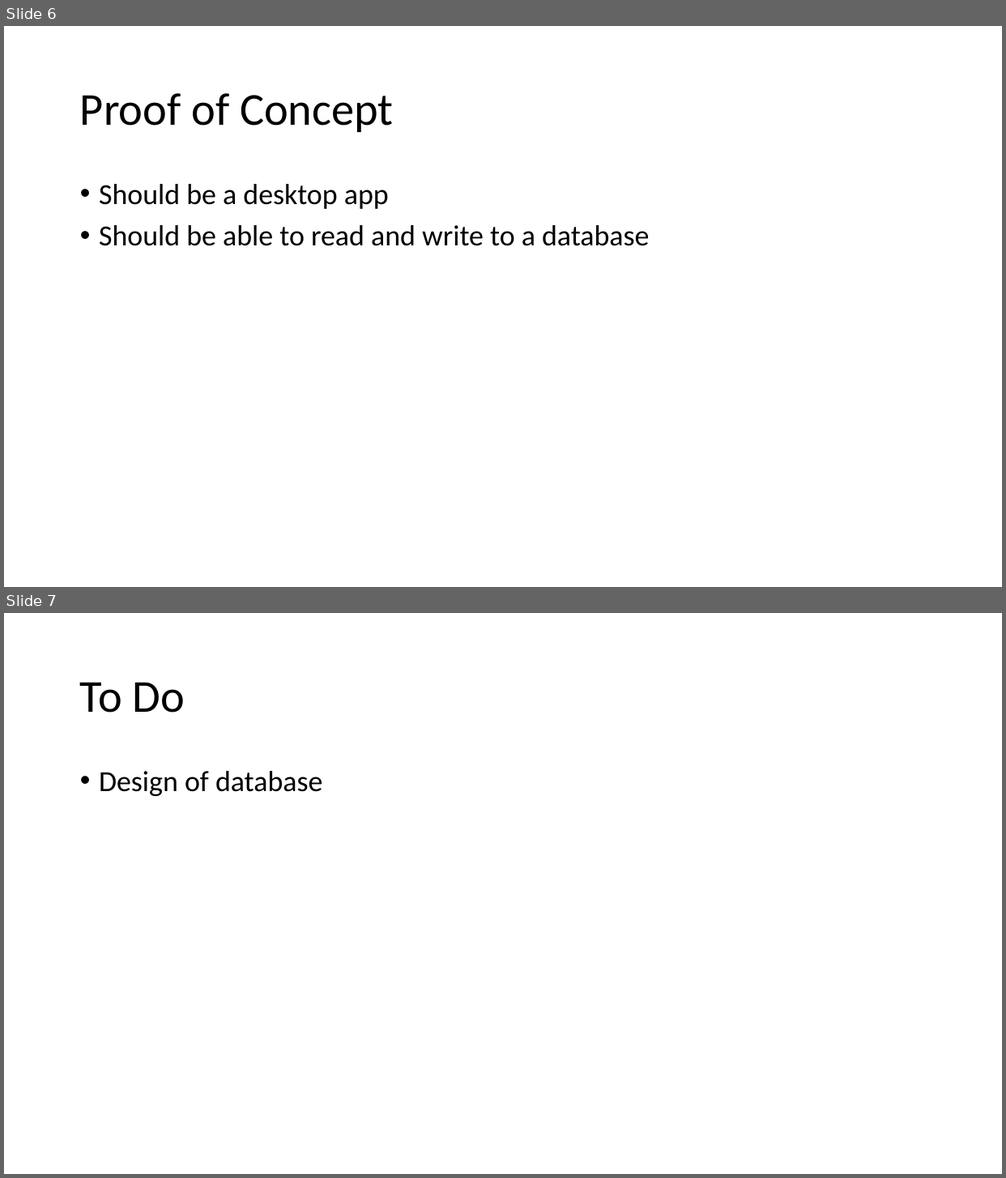
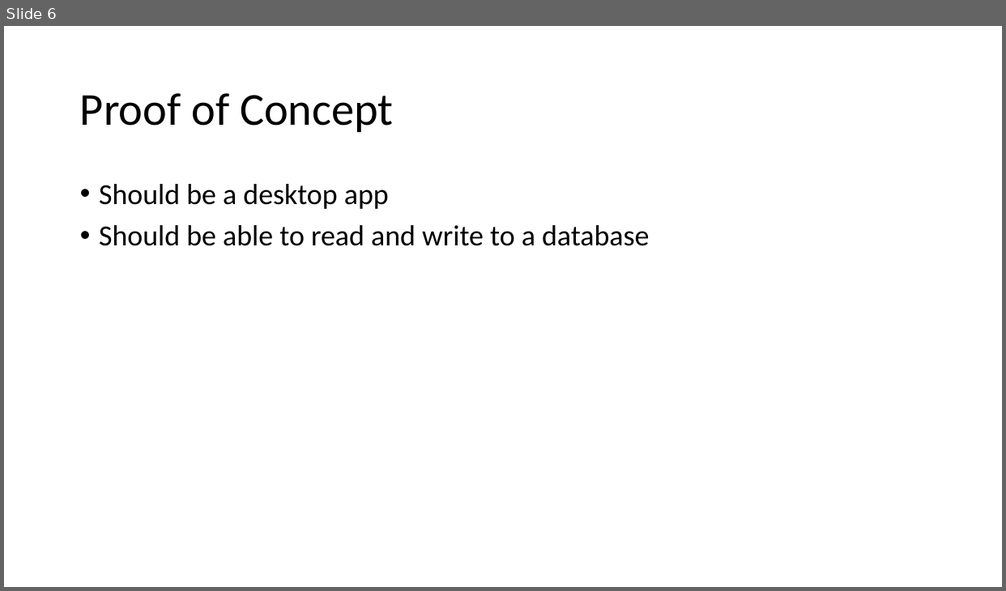
Before and after one commit to rexsace/EHCPPortal, a slide deck: docu/EHCP Portal.pptx. Shown one above the other, each under a label of ours: slides 6 and 7 before the commit, slide 6 after it. The pictures are 1006x1178 and 1006x591 pixels, drawn with LibreOffice and Linux fonts; fonts in the diff are those of the drawing. Boxes give left, top, right and bottom in pixels: in the first picture for what was removed or moved away, otherwise in the second. Text is boxed around its words. In the diff, an @@ line names an element or a change of style, - is before the commit and + after.

Commit message:
Create new designs for menu and display panel

```diff
--- a/docu/EHCP Portal.pptx
+++ b/docu/EHCP Portal.pptx
@@ slide 7 removed at (4,613,1002,1174), background #FFFFFF @@
@@ title removed at (80,682,185,713) @@
-To Do
@@ text removed at (99,771,322,796) @@
-• Design of database
```
Also in this commit, not shown: 2 slides added, 2 other files.
